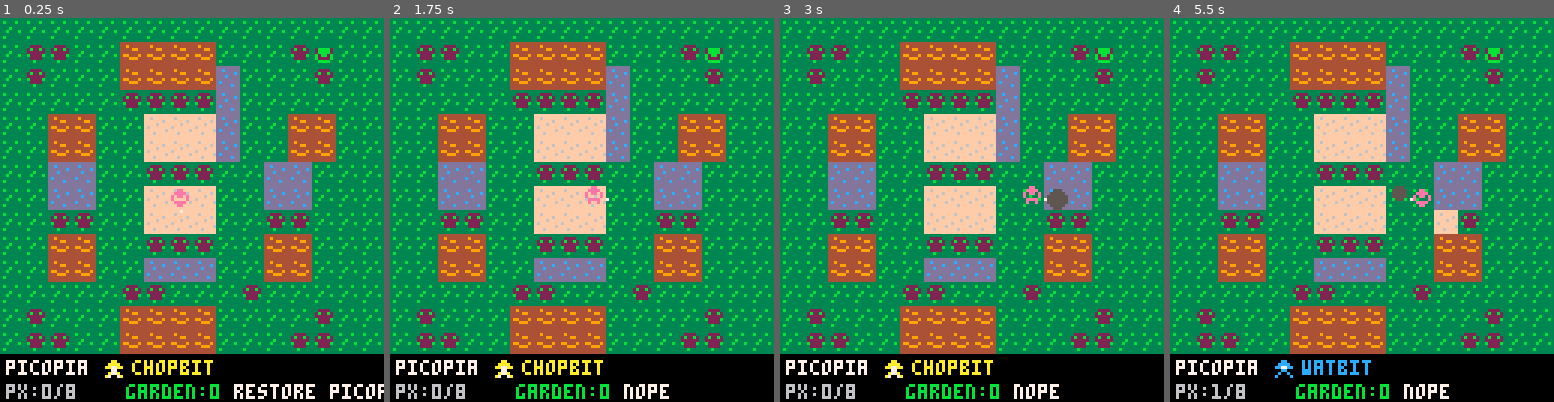
Above: before the commit, frames 1-4 (left to right).
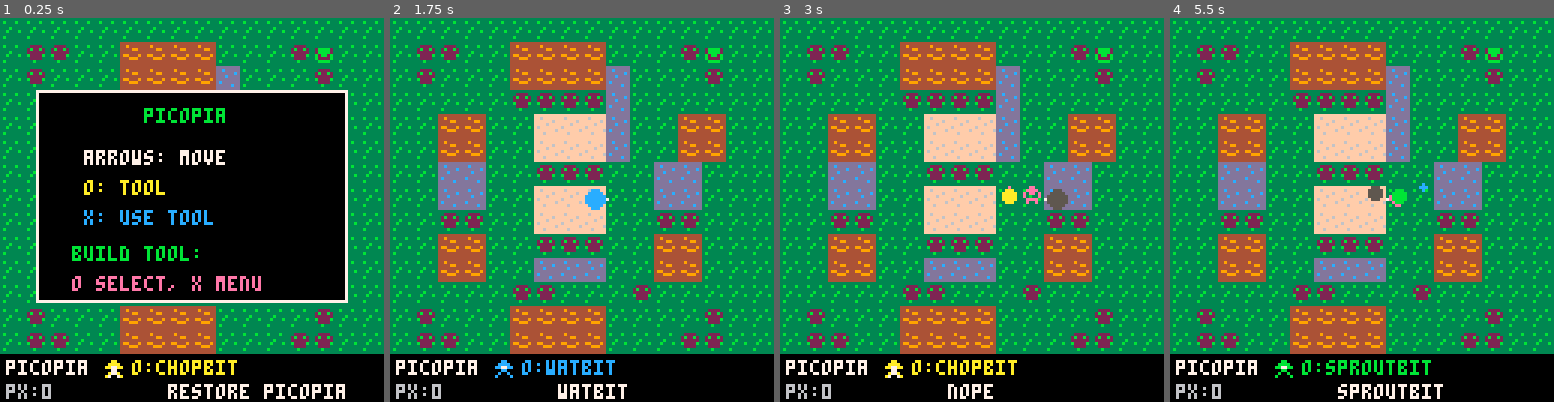
Above: after the commit, the same moments.

Repository: Vinatorul/picopia
Game: PICO-8 cartridge picopia.p8
Same seed, same stepped clock (60 frames per second), same inputs: the game is played once before the commit and once after it.
Inputs:
- Up to frame 1 (0.25 s): no input
- Up to frame 2 (1.75 s): tap X (X key) at 0.33, 1.07 s; tap O (Z key) at 0.7, 1.7 s; hold Right from 1.6 s (still down)
- Up to frame 3 (3 s): tap X (X key) at 1.85, 2.97 s; release Right at 2.1 s; tap O (Z key) at 2.1, 2.5, 2.9 s; hold Up 2.15-2.42 s; hold Right from 2.47 s (still down)
- Up to frame 4 (5.5 s): release Right at 3.03 s; hold Left 3.08-3.58 s; tap O (Z key) every 0.4 s from 3.3 to 5.3 s; hold Down 3.63-3.97 s; hold Right 4.02-4.68 s; tap X (X key) at 4.08, 5.2 s; hold Up 4.73-5.03 s; hold Left from 5.08 s (still down)

The runs differ from the first frame. In frame 1, 47% of the frame differs, in the area x 9-100%, y 18-100%; in frame 2, 2.0%; in frame 3, 1.5%; in frame 4, 2.8%.

Commit message:
Add menus, sfx

Diff:
--- a/picopia.p8
+++ b/picopia.p8
@@ -52,24 +52,36 @@
  fx={}
  complete=false
  pix=0
- house_cost=8
+ house_cost=30
  house_built=false
  house={x=0,y=0}
+ goal=1
+ quest=true
+ build_menu=false
+ build_sel=1
+ build_items={{name="tiny home",cost=30,spr=12}}
+ help=true
  tw=0
 end
 
 function _update()
  tw+=1
  update_fx()
- if btn(4) then
-  if btnp(0) then cycle_helper(-1) end
-  if btnp(1) then cycle_helper(1) end
- else
-  move_input()
- end
- if btnp(5) then
-  if complete then build_house() else use_helper() end
- end
+ if help then
+  if btnp(4) or btnp(5) then help=false sfx(4) end
+  return
+ end
+ if quest then
+  if btnp(4) or btnp(5) then quest=false sfx(4) end
+  return
+ end
+ if build_menu then
+  update_build_menu()
+  return
+ end
+ if btnp(4) then cycle_helper(1) end
+ move_input()
+ if btnp(5) then act() end
  check_done()
 end
 
@@ -107,60 +119,103 @@
 end
 
 function cycle_helper(d)
+ local max=#helpers+1
  active+=d
- if active<1 then active=#helpers end
- if active>#helpers then active=1 end
- say(helpers[active].name,35)
- add_fx(player.x,player.y,helpers[active].c,"swap")
+ if active<1 then active=max end
+ if active>max then active=1 end
+ if active>#helpers then
+  say("build",35)
+  sfx(0)
+  add_fx(player.x,player.y,14,"swap")
+ else
+  say(helpers[active].name,35)
+  sfx(0)
+  add_fx(player.x,player.y,helpers[active].c,"swap")
+ end
+end
+
+function act()
+ if active>#helpers then
+  build_menu=true
+  say("choose build",30)
+  sfx(4)
+  return
+ end
+ if use_helper() then return end
+ nope()
+end
+
+function update_build_menu()
+ if btnp(4) then
+  build_menu=false
+  return
+ end
+ if btnp(5) then
+  if build_item(build_items[build_sel]) then build_menu=false end
+ end
 end
 
 function use_helper()
  local tx=player.x+player.dx
  local ty=player.y+player.dy
- if tx<1 or tx>16 or ty<1 or ty>16 then
-  nope()
-  return
- end
+ if tx<1 or tx>16 or ty<1 or ty>16 then return false end
  local h=helpers[active]
  local t=grid[ty][tx]
  if t==h.src then
   grid[ty][tx]=h.dst
   h.used=true
   pix+=h.p
+  sfx(1)
   add_fx(tx,ty,h.c,h.name)
   say("+"..h.p.." px",25)
- else
-  nope()
- end
+  return true
+ end
+ return false
 end
 
 function nope()
  say("nope",20)
+ sfx(2)
  add_fx(player.x+player.dx,player.y+player.dy,5,"nope")
 end
 
-function build_house()
- if house_built then
-  say("home is cozy",35)
-  return
+function build_item(item)
+ if item.name=="tiny home" and house_built then
+  say("already built",35)
+  sfx(2)
+  return false
  end
  local tx=player.x+player.dx
  local ty=player.y+player.dy
  if tx<1 or tx>16 or ty<1 or ty>16 then
-  nope()
-  return
+  say("bad spot",35)
+  sfx(2)
+  return false
  end
  local t=grid[ty][tx]
- if pix>=house_cost and (t==t_grass or t==t_flower or t==t_soil) then
+ if pix<item.cost then
+  say("need "..item.cost.." px",45)
+  sfx(2)
+  return false
+ end
+ if t==t_brush then
+  say("clear first",45)
+  sfx(2)
+  return false
+ end
+ if item.name=="tiny home" then
   house_built=true
   house.x=tx
   house.y=ty
-  pix-=house_cost
+  pix-=item.cost
+  goal=3
+  quest=true
+  sfx(3)
   add_fx(tx,ty,14,"house")
-  say("tiny home!",80)
- else
-  nope()
- end
+  say("all goals done!",160)
+  return true
+ end
+ return false
 end
 
 function add_fx(x,y,c,kind)
@@ -203,7 +258,11 @@
 function check_done()
  if not complete and used_count()>=3 and restored_count()>=6 then
   complete=true
-  say("build home:8px",240)
+  goal=2
+  quest=true
+  active=#helpers+1
+  say("goal done: use build",240)
+  sfx(3)
   for i=1,24 do
    add_fx(rnd(16)+1,rnd(12)+2,7+flr(rnd(5)),"spark")
   end
@@ -218,7 +277,9 @@
  draw_player()
  draw_fx()
  draw_hud()
- if house_built then draw_complete() end
+ if build_menu then draw_build_menu() end
+ if quest then draw_quest() end
+ if help then draw_help() end
 end
 
 function draw_world()
@@ -270,28 +331,68 @@
 
 function draw_hud()
  rectfill(0,112,127,127,0)
- local h=helpers[active]
- spr(8+active,34,114)
  print("picopia",2,114,7)
- print(h.name,44,114,h.c)
- print("px:"..pix.."/"..house_cost,2,122,6)
- print("garden:"..restored_count(),42,122,11)
- if house_built then print("home!",82,114,14) end
- if msg_t>0 then print(msg,78,122,7) end
+ if active>#helpers then
+  spr(12,34,114)
+  print("o:build",44,114,14)
+ else
+  local h=helpers[active]
+  spr(8+active,34,114)
+  print("o:"..h.name,44,114,h.c)
+ end
+ print("px:"..pix,2,122,6)
+ if msg_t>0 then print(msg,56,122,7) end
+end
+
+function draw_build_menu()
+ local item=build_items[build_sel]
+ rectfill(18,34,109,88,0)
+ rect(18,34,109,88,7)
+ print("build",52,40,14)
+ spr(item.spr,28,54)
+ print(item.name,42,54,7)
+ print("cost:"..item.cost.."px",42,64,6)
+ print("x build",30,78,11)
+ print("o close",72,78,5)
+end
+
+function draw_quest()
+ rectfill(14,28,113,92,0)
+ rect(14,28,113,92,7)
+ print("quest",52,34,11)
+ if goal==1 then
+  print("restore garden",26,48,7)
+  print("use 3 helpers",26,58,10)
+  print("grow 6 flowers",26,68,11)
+ elseif goal==2 then
+  print("quest complete!",22,48,11)
+  print("next: build home",22,60,14)
+  print("select build tool",22,70,7)
+ else
+  print("all quests done!",22,48,14)
+  print("free play unlocked",20,60,11)
+  print("keep restoring",26,70,7)
+ end
+ print("press o/x",40,84,6)
+end
+
+function draw_help()
+ rectfill(12,24,115,94,0)
+ rect(12,24,115,94,7)
+ print("picopia",48,30,11)
+ print("arrows: move",28,44,7)
+ print("o: tool",28,54,10)
+ print("x: use tool",28,64,12)
+ print("build tool:",24,76,11)
+ print("o select, x menu",24,86,14)
 end
 
 function draw_complete()
  rectfill(16,42,111,84,0)
  rect(16,42,111,84,7)
- if house_built then
-  print("picopia has home",24,50,14)
-  print("sproutroot smiles",25,62,7)
-  print("tiny world lives",26,72,12)
- else
-  print("garden restored",30,50,11)
-  print("collect 8 pixels",26,62,7)
-  print("press x to build",25,72,12)
- end
+ print("all goals done",30,50,14)
+ print("keep restoring",28,62,7)
+ print("free play",42,72,12)
  for i=0,7 do
   local x=20+i*12
   local y=45+sin((tw+i)/20)*4
Not shown, changed: the sound effects (__sfx__) section of picopia.p8
Not shown, changed: README.md
Not shown, changed: scripts/pico8_verify_cart.py
Not shown, added: scripts/picopia_apply_assets.py
